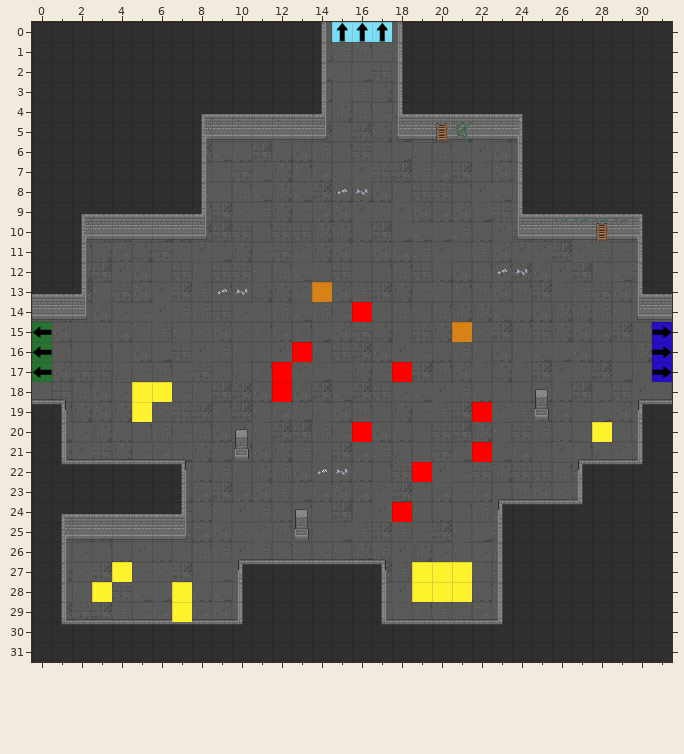
An edit to a level. Tiled map, GrupaTNT/Assets/Resources/RoomData/ROOM_3_NWE_3.tmx. This is how it looked before the edit.
Cells are 32x32 px. Shown: x 0..31, y 0..31.
After the commit:
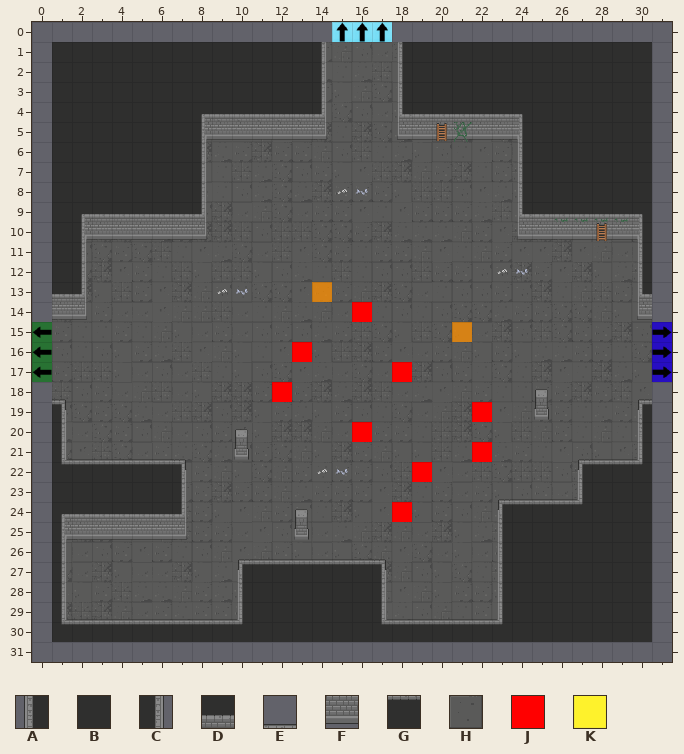
Key: from "Dungeon_Tileset_2": A 16, B 17, C 18, D 33, E 36, F 49, G 52, H 88; from "flags": J 8, K 9.
_ is an empty cell, # one hidden under a higher layer, . an unchanged one.
From old to new:
--- layer "Floor"
@@ x 14..18 @@
- 0 H...H
+ 0 _..._
@@ x 0..31 @@
-14 H..............................H
+14 _.............................._
@@ x 0..31 @@
-18 H..............................H
+18 _.............................._
@@ x 14..18 @@
-31 #####
+31 _____
--- layer "Walls"
@@ x 0..31 @@
- 0 BBBBBBBBBBBBBBC...ABBBBBBBBBBBBB
- 1 B..............................B
- 2 B..............................B
- 3 B..............................B
- 4 B..............................B
- 5 B..............................B
- 6 B..............................B
- 7 B..............................B
- 8 B..............................B
- 9 B..............................B
-10 B..............................B
-11 B..............................B
-12 B..............................B
-13 D..............................D
-14 F..............................F
+ 0 _______________...______________
+ 1 _.............................._
+ 2 _.............................._
+ 3 _.............................._
+ 4 _.............................._
+ 5 _.............................._
+ 6 _.............................._
+ 7 _.............................._
+ 8 _.............................._
+ 9 _.............................._
+10 _.............................._
+11 _.............................._
+12 _.............................._
+13 _.............................._
+14 _.............................._
@@ x 0..31 @@
-18 E..............................E
-19 G..............................G
-20 B..............................B
-21 B..............................B
-22 B..............................B
-23 B..............................B
-24 B..............................B
-25 B..............................B
-26 B..............................B
-27 B..............................B
-28 B..............................B
-29 B..............................B
-30 B..............................B
-31 BBBBBBBBBBBBBBBBBBBBBBBBBBBBBBBB
+18 _.............................._
+19 _.............................._
+20 _.............................._
+21 _.............................._
+22 _.............................._
+23 _.............................._
+24 _.............................._
+25 _.............................._
+26 _.............................._
+27 _.............................._
+28 _.............................._
+29 _.............................._
+30 _.............................._
+31 ________________________________
--- layer "Flags"
@@ x 5..28 @@
-17 .......J................
-18 KK......................
-19 K.......................
-20 .......................K
+17 ......._................
+18 __......................
+19 _.......................
+20 ......................._
@@ x 3..21 @@
-27 .K..............KKK
-28 K...K...........KKK
-29 ....K..............
+27 ._..............___
+28 _..._...........___
+29 ...._..............
